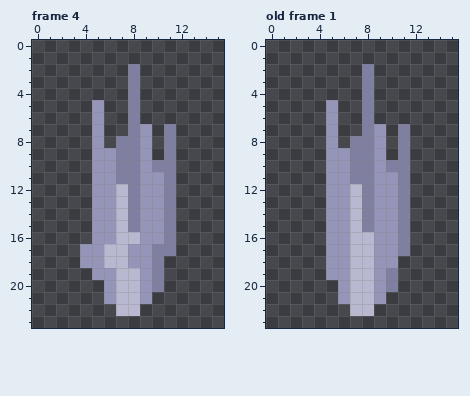
Two versions of one pixel-art file, cloud titan/sprites/prop/plants/grass/TALL GRASS.aseprite. Above, as it was before the edit.
16x24 pixels, 4 frames. Shown: frame 4, old frame 1. The commit also changed other frames, which this record leaves out.
After:
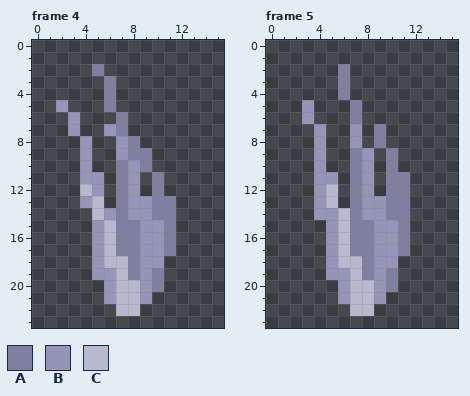
Palette (. is transparent): A #7f7fa1  B #9595ba  C #b8b8d0
A new or re-ordered frame is compared with the old frame closest to it.
Changes in this commit:
frames 4 -> 8
Changed rows in their new state; - is an unchanged pixel.
Frame 4, layers "Layer 2", "Layer 3", "Layer 4":
first column x 2:
 2 ---A--.---
 3 ----A-.---
 4 ----A-.---
 5 B--.A-.---
 6 -B-.-A.---
 7 -B-.BA..-.
 8 --B.-B-.-.
 9 --B..B-A-.
10 --B..-BA..
11 --B-.-B.A.
12 --C-.AB.A.
13 --BC.AB-A-
14 ---C-AB-A-
15 ----CA----
16 ----CAA---
17 --.--AA-B-
18 --.---A-B-
19 ------A---
Frame 5 is new; against old frame 1, layers "Layer 2", "Layer 3", "Layer 4":
first column x 3:
 2 ---A-.---
 3 ---A-.---
 4 ---A-.---
 5 B-.-A.---
 6 B-.-A.---
 7 -B.-B.A-.
 8 -B.-B.A-.
 9 -B..-B.A.
10 -B..-B.-.
11 -B-.-B.A-
12 -BC.AB.A-
13 -BC.AB-A-
14 -B-CAB-A-
15 ---CA----
16 ---CAA---
17 ---CAA---
18 ---C-A---
19 -----A---
Changed places in both pictures, as pixel boxes (x1, y1, x2, y2):
changed: (56, 64, 176, 280)
changed: (302, 64, 410, 280)
